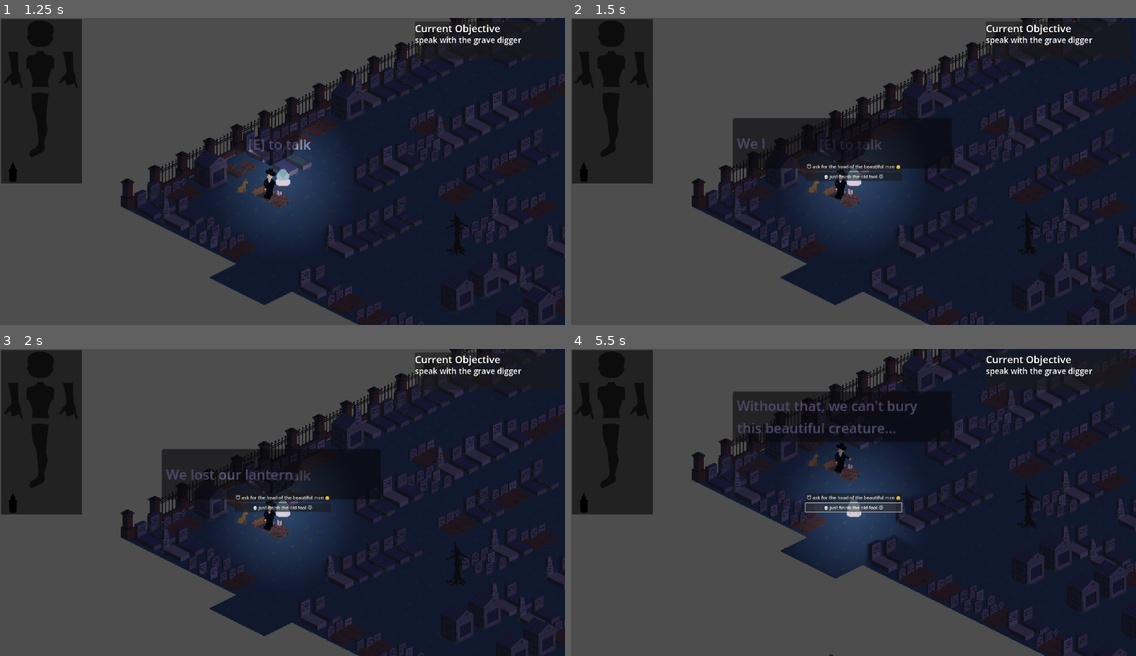
Above: before the commit, frames 1-4 (two rows, left to right).
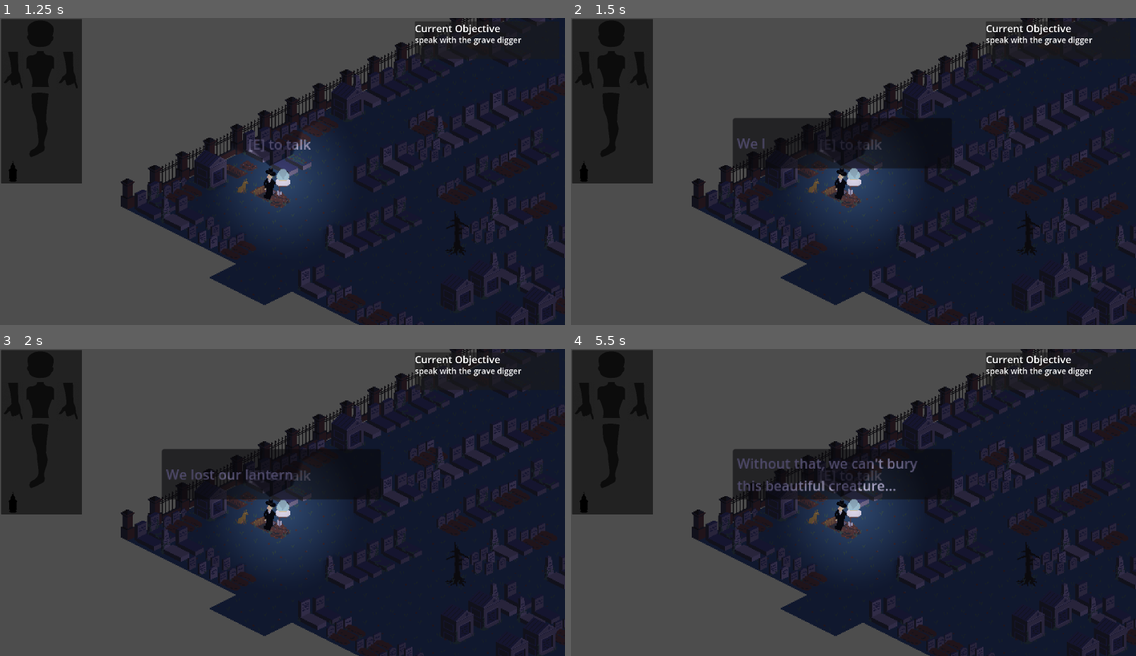
Above: after the commit, the same moments.

Repository: ekaktusz/screamjam2024
Game: Godot game, scene res://Scenes/Screens/Game/game.tscn
Two runs of this game, one before a commit and one after it. Both use one fixed random seed, a clock stepped at 60 frames per second and the inputs below.
Inputs (mouse positions are in pixels of both pictures, inside the frame that each line leads up to):
- Up to frame 1 (1.25 s): tap Enter at 0.5 s; hold Up (ui_up) from 0.53 s (still down); hold E (interact) from 0.53 s (still down)
- Up to frame 2 (1.5 s): keep holding Up (ui_up); release E (interact) at 1.28 s; tap E (interact) at 1.35 s
- Up to frame 3 (2 s): keep holding Up (ui_up)
- Up to frame 4 (5.5 s): release Up (ui_up) at 2 s; click (853, 496) at 2 s, where only the run before the commit has a clickable "😇 ask for the head of the bea…"; click (853, 508) at 2.75 s, where only the run before the commit has a clickable "💀 just finish the old fool 😈"; tap Space at 3.5 s; hold E (interact) 3.53-4.28 s; hold Left (ui_left) 3.53-5.03 s; tap E (interact) at 4.35 s; hold Down (ui_down) from 5.03 s (still down); hold E (interact) from 5.03 s (still down)

Frame 1 is identical in both runs. In frame 2, 0.6% of the frame differs, in the area x 41-59%, y 47-54%; in frame 3, 0.6%; in frame 4, 26%, in the area x 21-100%, y 0-100%.

Commit message:
dog bark fixed

Diff:
--- a/Scenes/Character/character_body_2d.gd
+++ b/Scenes/Character/character_body_2d.gd
@@ -14,6 +14,9 @@
 var hasBodyPart = false
 
 func _physics_process(_delta):
+
+	if Globals.player_movement_blocked:
+		return
 
 	var direction = Input.get_vector("ui_left", "ui_right", "ui_up", "ui_down")
 	if direction:
--- a/Scenes/Dialogue/dialogue_manager.gd
+++ b/Scenes/Dialogue/dialogue_manager.gd
@@ -38,7 +38,6 @@
 	if is_dialogue_active:
 		return
 	_show_next_dialogue_box()
-	_show_dialogue_choice()
 	is_dialogue_active = true
 
 func _show_next_dialogue_box() -> void:
@@ -61,9 +60,11 @@
 
 func _on_paragon_choice_made() -> void:
 	print("paragon")
+	end_dialogue()
 
 func _on_renegade_choice_made() -> void:
 	print("renegade")
+	end_dialogue()
 
 func _on_dialogue_finished_displaying() -> void:
 	current_line_finished = true
@@ -80,16 +81,27 @@
 func _on_dialogue_end_wait_timer_finished() -> void:
 	is_dialogue_end_wait_timer_finished = true
 
+	if current_line_index == dialogue_lines.size() -1 and _has_choice():
+		_show_dialogue_choice()
+
 
 func _unhandled_input(event: InputEvent) -> void:
 	if event.is_action_pressed("interact") and is_dialogue_active and current_line_finished and is_dialogue_end_wait_timer_finished:
+		if _has_choice() and current_line_index >= dialogue_lines.size() - 1:
+			return
+
 		dialogue_box.queue_free()
 		current_line_index += 1
 
 		if current_line_index >= dialogue_lines.size():
-			is_dialogue_active = false
-			current_line_index = 0
-			dialogue_ended.emit()
-			return
+			end_dialogue()
+		else:
+			_show_next_dialogue_box()
 
-		_show_next_dialogue_box()
+func end_dialogue():
+	is_dialogue_active = false
+	current_line_index = 0
+	dialogue_box.queue_free()
+	if _has_choice():
+		dialouge_choice_box.queue_free()
+	dialogue_ended.emit()
--- a/Scenes/NPC/Npcs/grave_digger.gd
+++ b/Scenes/NPC/Npcs/grave_digger.gd
@@ -38,7 +38,9 @@
 
 func _on_interact():
 	grave_digger_dialogue_manager.start_dialogue()
-	if grave_digger_dialogue_manager.current_line_index == index_where_dog_should_woof:
+	Globals.player_movement_blocked = true
+	if grave_digger_dialogue_manager.current_line_index == index_where_dog_should_woof and not dog_dialogue_manager.is_dialogue_active:
+		print(grave_digger_dialogue_manager.current_line_index)
 		dog_bark_timer.start()
 
 func _on_dog_bark_timer_timeout():
@@ -46,6 +48,7 @@
 
 func _on_grave_digger_dialogue_ended():
 	print("grave digger dialogue ended")
+	Globals.player_movement_blocked = false
 	Globals.current_objective = "find the lantern in the graveyard"
 
 func _process(delta: float) -> void:
--- a/globals.gd
+++ b/globals.gd
@@ -3,3 +3,4 @@
 var inventory: Array[String]
 
 var current_objective: String = "speak with the grave digger"
+var player_movement_blocked: bool = false
